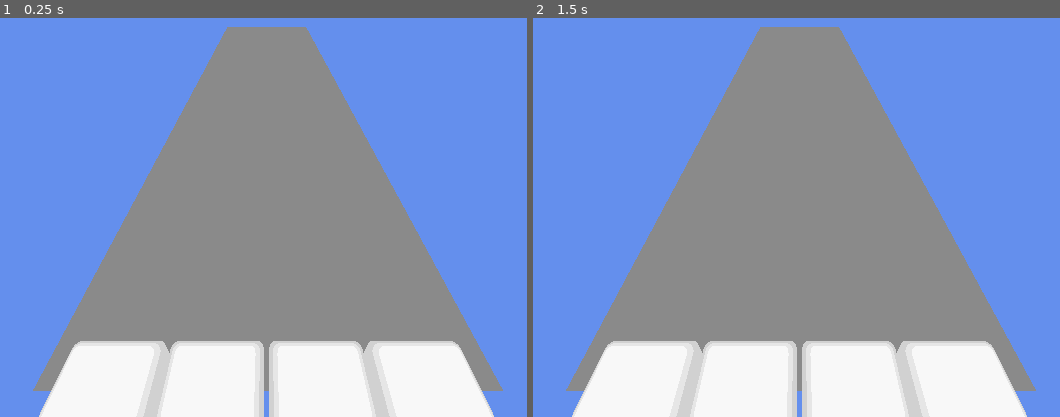
Above: before the commit, frames 1-2 (left to right).
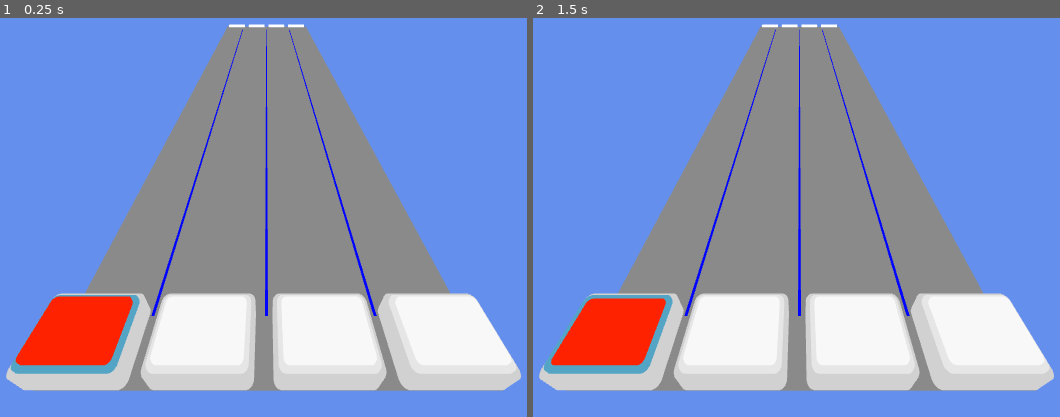
Above: after the commit, the same moments.

Repository: ISC2480/Project-Rhythm-
Game: Godot game, scene res://Scenes/gameplay.tscn
Same seed, same stepped clock (60 frames per second), same inputs: the game is played once before the commit and once after it.
Inputs:
- Up to frame 1 (0.25 s): no input
- Up to frame 2 (1.5 s): tap Enter at 0.5 s; tap D (lane1, bound only after the commit) at 0.6, 1.35 s; tap Space at 0.77, 1.25 s; hold S from 1.28 s (still down)

The runs differ from the first frame. In frame 1, 24% of the frame differs, in the area x 1-99%, y 1-100%; in frame 2, 24%.

Commit message:
placed models, added tap note and spawn indicators, animated and made script to trigger animation

Diff:
--- a/Scenes/gameplay.tscn
+++ b/Scenes/gameplay.tscn
@@ -3,6 +3,7 @@
 [ext_resource type="PackedScene" uid="uid://ghrdot3ccx0c" path="res://Scenes/stage.tscn" id="1_wbxth"]
 [ext_resource type="Script" uid="uid://s43vaqp5efoe" path="res://Scripts/Gameplay/judgement_system.gd" id="2_ej4tk"]
 [ext_resource type="PackedScene" uid="uid://cgqij81q33yig" path="res://Scenes/tapButtons.tscn" id="3_m34ki"]
+[ext_resource type="PackedScene" uid="uid://b3wes5s7wck15" path="res://Scenes/tapNote.tscn" id="4_kwrm5"]
 
 [sub_resource type="Environment" id="Environment_x5sen"]
 background_mode = 1
@@ -12,16 +13,22 @@
 ambient_light_color = Color(1, 1, 1, 1)
 reflected_light_source = 2
 
+[sub_resource type="BoxMesh" id="BoxMesh_yxi61"]
+size = Vector3(0.03, 0.001, 14.435038)
+
+[sub_resource type="StandardMaterial3D" id="StandardMaterial3D_6lemc"]
+albedo_color = Color(0, 0.039215688, 1, 1)
+
 [node name="ProjectRhythm" type="Node3D" unique_id=289033898]
 
 [node name="Stage" parent="." unique_id=1888664678 instance=ExtResource("1_wbxth")]
 
 [node name="StageCamera" type="Camera3D" parent="." unique_id=1190383388]
-transform = Transform3D(1.0000001, 0, 0, 0, 0.77494437, 0.63202935, 0, -0.63202924, 0.7749446, 0, 2.873, 0.862)
+transform = Transform3D(1, 0, 0, 0, 0.7749445, 0.6320293, 0, -0.6320293, 0.7749445, 0, 2.8730001, 0.86200047)
 current = true
 
 [node name="DebugCamera" type="Camera3D" parent="." unique_id=476580146]
-transform = Transform3D(1, 0, 0, 0, -4.371139e-08, 1, 0, -1, -4.371139e-08, 0.152, 10.9, -8)
+transform = Transform3D(1, 0, 0, 0, -4.371139e-08, 1, 0, -1, -4.371139e-08, 0, 11, -7.8)
 
 [node name="WorldEnvironment" type="WorldEnvironment" parent="." unique_id=1189250295]
 environment = SubResource("Environment_x5sen")
@@ -34,4 +41,38 @@
 script = ExtResource("2_ej4tk")
 
 [node name="TapButtons" parent="." unique_id=1982222464 instance=ExtResource("3_m34ki")]
-transform = Transform3D(0.55, 0, 0, 0, 1, 0, 0, 0, 1, -0.22, 0.1, 0)
+transform = Transform3D(0.55, 0, 0, 0, 1, 0, 0, 0, 1, -0.18628368, 0.43444332, -0.2727654)
+
+[node name="LaneLines" type="Node3D" parent="." unique_id=460057833]
+
+[node name="Divider1" type="MeshInstance3D" parent="LaneLines" unique_id=1663006466]
+transform = Transform3D(1, 0, 0, 0, 1, 0, 0, 0, 1, -1.15, 0.033, -7.861)
+mesh = SubResource("BoxMesh_yxi61")
+surface_material_override/0 = SubResource("StandardMaterial3D_6lemc")
+
+[node name="Divider2" type="MeshInstance3D" parent="LaneLines" unique_id=1264928827]
+transform = Transform3D(1, 0, 0, 0, 1, 0, 0, 0, 1, 0, 0.033, -7.861)
+mesh = SubResource("BoxMesh_yxi61")
+surface_material_override/0 = SubResource("StandardMaterial3D_6lemc")
+
+[node name="Divider3" type="MeshInstance3D" parent="LaneLines" unique_id=598904384]
+transform = Transform3D(1, 0, 0, 0, 1, 0, 0, 0, 1, 1.1, 0.033, -7.861)
+mesh = SubResource("BoxMesh_yxi61")
+surface_material_override/0 = SubResource("StandardMaterial3D_6lemc")
+
+[node name="NoteSpawner" type="Node3D" parent="." unique_id=2030123324]
+
+[node name="Spawn1" type="Marker3D" parent="NoteSpawner" unique_id=790484040]
+transform = Transform3D(1, 0, 0, 0, 1, 0, 0, 0, 1, -1.5076022, 0, -16)
+
+[node name="Spawn2" type="Marker3D" parent="NoteSpawner" unique_id=502004793]
+transform = Transform3D(1, 0, 0, 0, 1, 0, 0, 0, 1, -0.5, 0, -16)
+
+[node name="Spawn3" type="Marker3D" parent="NoteSpawner" unique_id=594838184]
+transform = Transform3D(1, 0, 0, 0, 1, 0, 0, 0, 1, 0.5, 0, -16)
+
+[node name="Spawn4" type="Marker3D" parent="NoteSpawner" unique_id=2112720692]
+transform = Transform3D(1, 0, 0, 0, 1, 0, 0, 0, 1, 1.5, 0, -16)
+
+[node name="TapNote" parent="." unique_id=1030779575 instance=ExtResource("4_kwrm5")]
+transform = Transform3D(1, 0, 0, 0, 1, 0, 0, 0, 1, -0.0021529198, -0.2, -16)
--- a/Scenes/tapButtons.tscn
+++ b/Scenes/tapButtons.tscn
@@ -1,17 +1,73 @@
 [gd_scene format=3 uid="uid://cgqij81q33yig"]
 
+[ext_resource type="Script" uid="uid://cfohqqenwnwnr" path="res://Scripts/Gameplay/D_tap_Anim_Control.gd" id="1_4nlvb"]
 [ext_resource type="PackedScene" uid="uid://do4myttmc2jyr" path="res://Models/Project_Rhythm_Button.glb" id="1_puhug"]
 
+[sub_resource type="StandardMaterial3D" id="StandardMaterial3D_u5dfx"]
+albedo_color = Color(0.32941177, 0.64705884, 0.77254903, 1)
+
+[sub_resource type="StandardMaterial3D" id="StandardMaterial3D_e4lji"]
+albedo_color = Color(1, 0.14117648, 0, 1)
+
+[sub_resource type="Animation" id="Animation_puhug"]
+resource_name = "Button1Press"
+length = 0.15
+tracks/0/type = "value"
+tracks/0/imported = false
+tracks/0/enabled = true
+tracks/0/path = NodePath("Project_Rhythm_Button1/world/03_Button_Face:position")
+tracks/0/interp = 1
+tracks/0/loop_wrap = true
+tracks/0/keys = {
+"times": PackedFloat32Array(0, 0.075, 0.15),
+"transitions": PackedFloat32Array(1, 1, 1),
+"update": 0,
+"values": [Vector3(0, 0, 0), Vector3(0, 0, -0.05), Vector3(0, 0, 0)]
+}
+
+[sub_resource type="Animation" id="Animation_4nlvb"]
+length = 0.001
+tracks/0/type = "value"
+tracks/0/imported = false
+tracks/0/enabled = true
+tracks/0/path = NodePath("Project_Rhythm_Button1/world/03_Button_Face:position")
+tracks/0/interp = 1
+tracks/0/loop_wrap = true
+tracks/0/keys = {
+"times": PackedFloat32Array(0),
+"transitions": PackedFloat32Array(1),
+"update": 0,
+"values": [Vector3(0, 0, 0)]
+}
+
+[sub_resource type="AnimationLibrary" id="AnimationLibrary_4nlvb"]
+_data = {
+&"Button1Press": SubResource("Animation_puhug"),
+&"RESET": SubResource("Animation_4nlvb")
+}
+
 [node name="TapButtons" type="Node3D" unique_id=1982222464]
+script = ExtResource("1_4nlvb")
 
-[node name="Project_Rhythm_Button" parent="." unique_id=2092954963 instance=ExtResource("1_puhug")]
-transform = Transform3D(-3.059797e-08, -1, -4.371139e-08, 0, -4.371139e-08, 1, -0.7, 4.371139e-08, 1.9106855e-15, -2, 0, 0)
+[node name="Project_Rhythm_Button1" parent="." unique_id=2092954963 instance=ExtResource("1_puhug")]
+transform = Transform3D(-3.059797e-08, -1, -4.371139e-08, 0, -4.371139e-08, 1, -0.7, 4.371139e-08, 1.9106855e-15, -2.4, 0, 0)
+
+[node name="02_Raised_Bezel" parent="Project_Rhythm_Button1/world" parent_id_path=PackedInt32Array(2092954963, 277347) index="1" unique_id=1628883609]
+surface_material_override/0 = SubResource("StandardMaterial3D_u5dfx")
+
+[node name="03_Button_Face" parent="Project_Rhythm_Button1/world" parent_id_path=PackedInt32Array(2092954963, 277347) index="2" unique_id=263292480]
+surface_material_override/0 = SubResource("StandardMaterial3D_e4lji")
 
 [node name="Project_Rhythm_Button3" parent="." unique_id=1783362466 instance=ExtResource("1_puhug")]
 transform = Transform3D(-3.059797e-08, -1, -4.371139e-08, 0, -4.371139e-08, 1, -0.7, 4.371139e-08, 1.9106855e-15, 1.2, 0, 0)
 
 [node name="Project_Rhythm_Button2" parent="." unique_id=1099369085 instance=ExtResource("1_puhug")]
-transform = Transform3D(-3.059797e-08, -1, -4.371139e-08, 0, -4.371139e-08, 1, -0.7, 4.371139e-08, 1.9106855e-15, -0.4, 0, 0)
+transform = Transform3D(-3.059797e-08, -1, -4.371139e-08, 0, -4.371139e-08, 1, -0.7, 4.371139e-08, 1.9106855e-15, -0.6, 0, 0)
 
 [node name="Project_Rhythm_Button4" parent="." unique_id=1259860180 instance=ExtResource("1_puhug")]
-transform = Transform3D(-3.059797e-08, -1, -4.371139e-08, 0, -4.371139e-08, 1, -0.7, 4.371139e-08, 1.9106855e-15, 2.8, 0, 0)
+transform = Transform3D(-3.059797e-08, -1, -4.371139e-08, 0, -4.371139e-08, 1, -0.7, 4.371139e-08, 1.9106855e-15, 3, 0, 0)
+
+[node name="Button1PressAnim" type="AnimationPlayer" parent="." unique_id=1178671227]
+libraries/ = SubResource("AnimationLibrary_4nlvb")
+
+[editable path="Project_Rhythm_Button1"]
--- /dev/null
+++ b/Scenes/tapNote.tscn
@@ -0,0 +1,17 @@
+[gd_scene format=3 uid="uid://b3wes5s7wck15"]
+
+[ext_resource type="PackedScene" uid="uid://dpx8ewcgq4i35" path="res://Models/ProjectRhythm_TapNote.glb" id="1_srw7q"]
+
+[node name="TapNote" type="Node3D" unique_id=1030779575]
+
+[node name="ProjectRhythm_TapNote" parent="." unique_id=264159803 instance=ExtResource("1_srw7q")]
+transform = Transform3D(0.8, 0, 0, 0, -4.371139e-08, 1, 0, -1, -4.371139e-08, -1.5, 0.2, 0)
+
+[node name="ProjectRhythm_TapNote2" parent="." unique_id=336461793 instance=ExtResource("1_srw7q")]
+transform = Transform3D(0.8, 0, 0, 0, -4.371139e-08, 1, 0, -1, -4.371139e-08, -0.5, 0.2, 0)
+
+[node name="ProjectRhythm_TapNote3" parent="." unique_id=2005159717 instance=ExtResource("1_srw7q")]
+transform = Transform3D(0.8, 0, 0, 0, -4.371139e-08, 1, 0, -1, -4.371139e-08, 0.5, 0.2, 0)
+
+[node name="ProjectRhythm_TapNote4" parent="." unique_id=648761828 instance=ExtResource("1_srw7q")]
+transform = Transform3D(0.8, 0, 0, 0, -4.371139e-08, 1, 0, -1, -4.371139e-08, 1.5, 0.2, 0)
--- /dev/null
+++ b/Scripts/Gameplay/D_tap_Anim_Control.gd
@@ -0,0 +1,11 @@
+extends Node3D
+
+@onready var button1_anim: AnimationPlayer = $Button1PressAnim
+
+func _ready():
+	print("TapButtons script is running!")
+
+func _process(_delta):
+	if Input.is_action_just_pressed("lane1"):
+		print("D key detected!")
+		button1_anim.play("Button1Press")
--- a/project.godot
+++ b/project.godot
@@ -20,6 +20,14 @@
 window/size/viewport_width=1920
 window/size/viewport_height=1080
 
+[input]
+
+lane1={
+"deadzone": 0.2,
+"events": [Object(InputEventKey,"resource_local_to_scene":false,"resource_name":"","device":16,"window_id":0,"alt_pressed":false,"shift_pressed":false,"ctrl_pressed":false,"meta_pressed":false,"pressed":false,"keycode":0,"physical_keycode":68,"key_label":0,"unicode":0,"location":0,"echo":false,"script":null)
+]
+}
+
 [physics]
 
 3d/physics_engine="Jolt Physics"
@@ -27,3 +35,4 @@
 [rendering]
 
 rendering_device/driver.windows="d3d12"
+anti_aliasing/quality/msaa_3d=1
Not shown, added: Scripts/Gameplay/D_tap_Anim_Control.gd.uid
